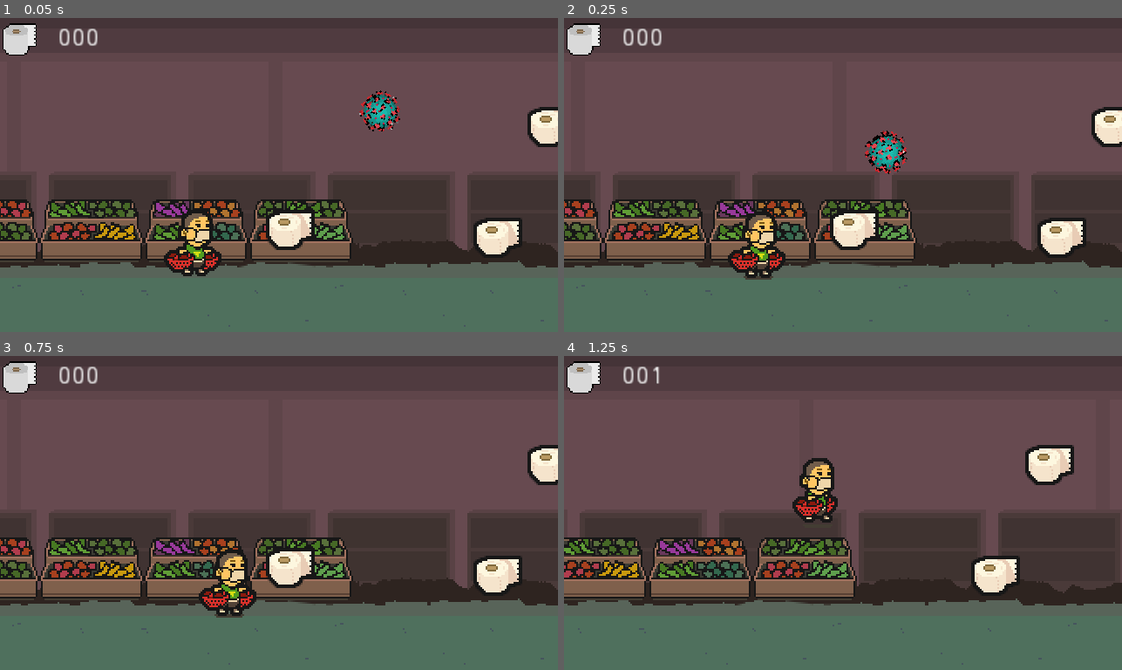
Above: before the commit, frames 1-4 (two rows, left to right).
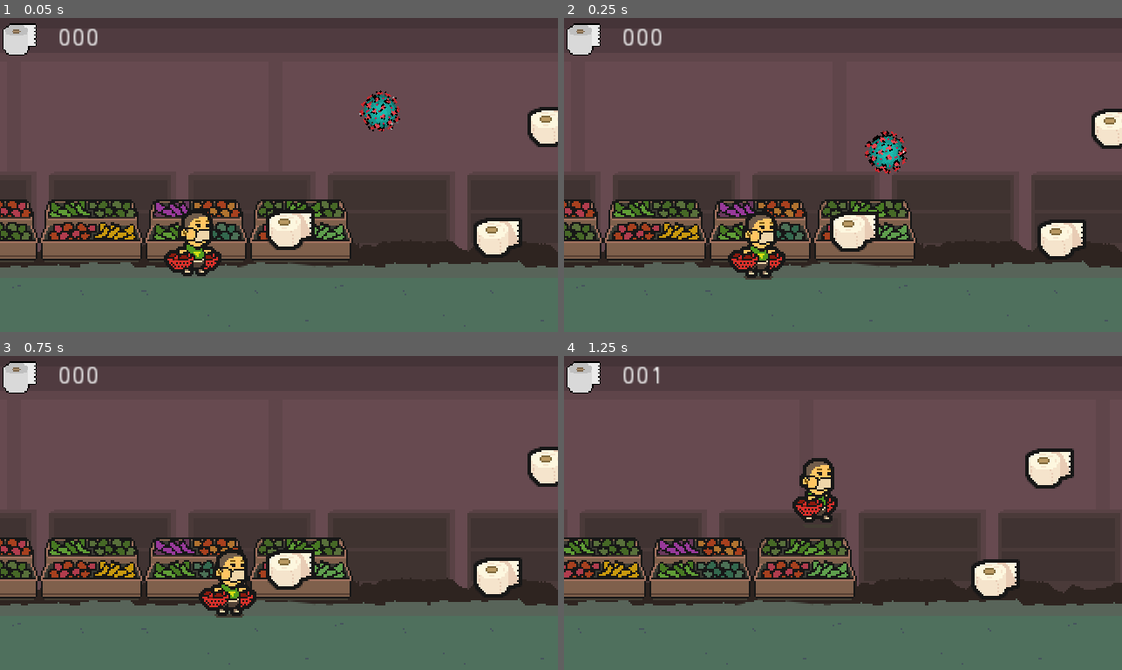
Above: after the commit, the same moments.

Repository: progsource/ssj2020_1
Game: Godot game, scene res://scenes/Game.tscn
Two runs of this game, one before a commit and one after it. Both use one fixed random seed, a clock stepped at 60 frames per second and the inputs below.
Inputs:
- Up to frame 1 (0.05 s): no input
- Up to frame 2 (0.25 s): no input
- Up to frame 3 (0.75 s): hold Right (ui_right) from 0.53 s (still down)
- Up to frame 4 (1.25 s): keep holding Right (ui_right); tap Space (ui_select) at 0.77 s

Frame 1 is identical in both runs. In frame 2, 0.6% of the frame differs, in the area x 47-100%, y 28-76%; in frame 3, 0.6%; in frame 4, 0.9%, in the area x 72-92%, y 28-77%.

Commit message:
fix toilet paper animation

Diff:
--- a/code/packed/Toiletpaper.tscn
+++ b/code/packed/Toiletpaper.tscn
@@ -8,7 +8,7 @@
 
 [sub_resource type="Animation" id=2]
 resource_name = "paper"
-length = 0.4
+length = 0.8
 loop = true
 tracks/0/type = "value"
 tracks/0/path = NodePath("Sprite:region_rect")
@@ -17,7 +17,7 @@
 tracks/0/imported = false
 tracks/0/enabled = true
 tracks/0/keys = {
-"times": PoolRealArray( 0, 0.1, 0.2, 0.3 ),
+"times": PoolRealArray( 0, 0.2, 0.4, 0.6 ),
 "transitions": PoolRealArray( 1, 1, 1, 1 ),
 "update": 1,
 "values": [ Rect2( 0, 0, 32, 32 ), Rect2( 32, 0, 32, 32 ), Rect2( 64, 0, 32, 32 ), Rect2( 96, 0, 32, 32 ) ]
@@ -33,7 +33,7 @@
 region_rect = Rect2( 0, 0, 32, 32 )
 
 [node name="CollisionShape2D" type="CollisionShape2D" parent="."]
-position = Vector2( 0, -16 )
+position = Vector2( 0, -15 )
 shape = SubResource( 1 )
 
 [node name="AnimationPlayer" type="AnimationPlayer" parent="."]
--- a/code/scripts/Player.gd
+++ b/code/scripts/Player.gd
@@ -88,5 +88,5 @@
 		$AnimationPlayer.play("PlayerJump")
 
 
-func _on_item_pickup(var instance_id):
+func _on_item_pickup(var _instance_id):
 	$CollectItemSound.play()
--- a/code/scripts/Toiletpaper.gd
+++ b/code/scripts/Toiletpaper.gd
@@ -6,7 +6,7 @@
 	EventBus.connect("item_picked_up", self, "_on_item_picked_up")
 	# warning-ignore:return_value_discarded
 	connect("body_entered", self, "_on_body_entered")
-	$AnimationPlayer.play()
+	$AnimationPlayer.play("paper")
 
 func _on_item_picked_up(sender_id) -> void:
 	if get_instance_id() == sender_id:
